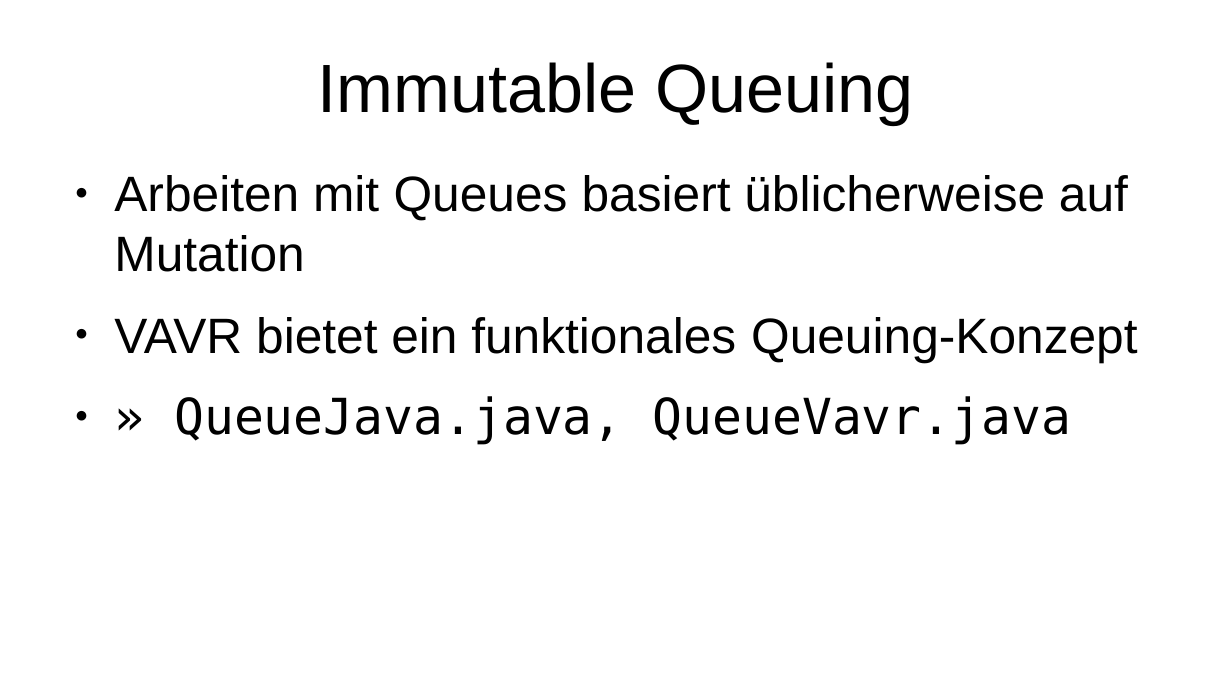
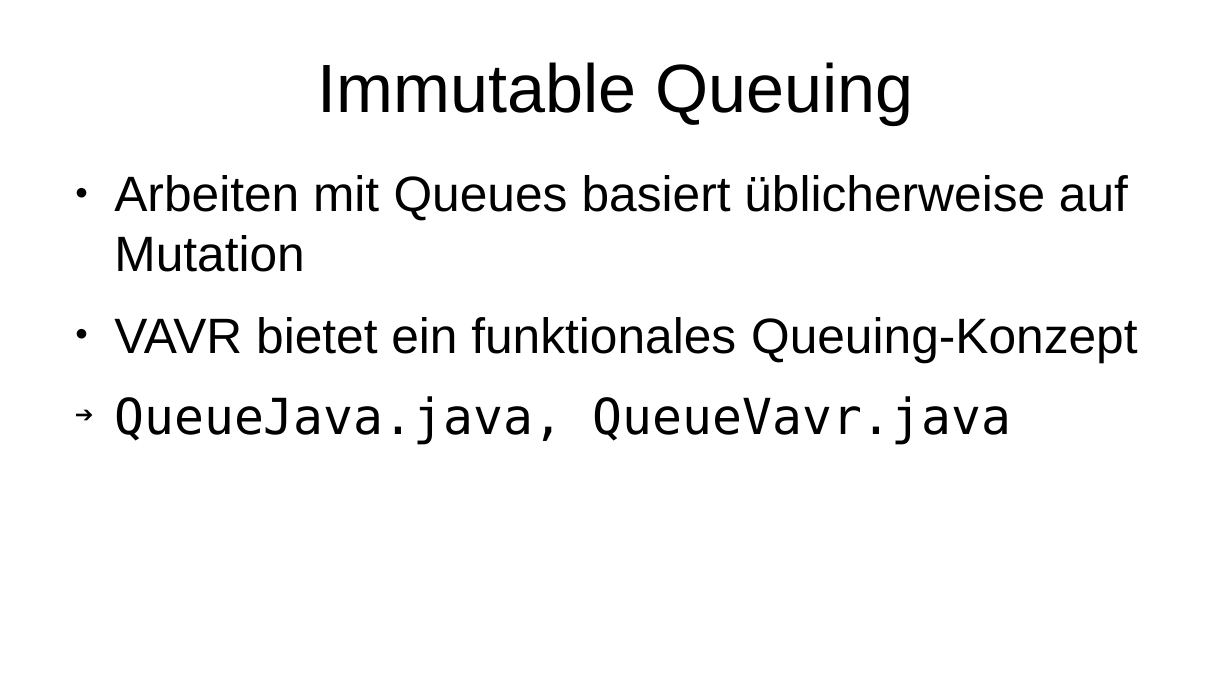
Before and after one commit to p3et/vavr-demo, a slide deck: slide 9 of coffee talk.odp (slide 8 before the commit). Drawn at 1232x693 pixels with LibreOffice and Linux fonts; fonts in the diff are those of the drawing. Boxes give left, top, right and bottom in pixels: in the first picture for what was removed or moved away, otherwise in the second. Text is boxed around its words. In the diff, an @@ line names an element or a change of style, - is before the commit and + after.

```diff
--- a/coffee talk.odp
+++ b/coffee talk.odp
@@ text at (114,396,1012,445): text changed @@
-● » QueueJava.java, QueueVavr.java
+➔ QueueJava.java, QueueVavr.java
```
Also in this commit, not shown: 2 other slides changed, 1 slide added, 1 other file.
